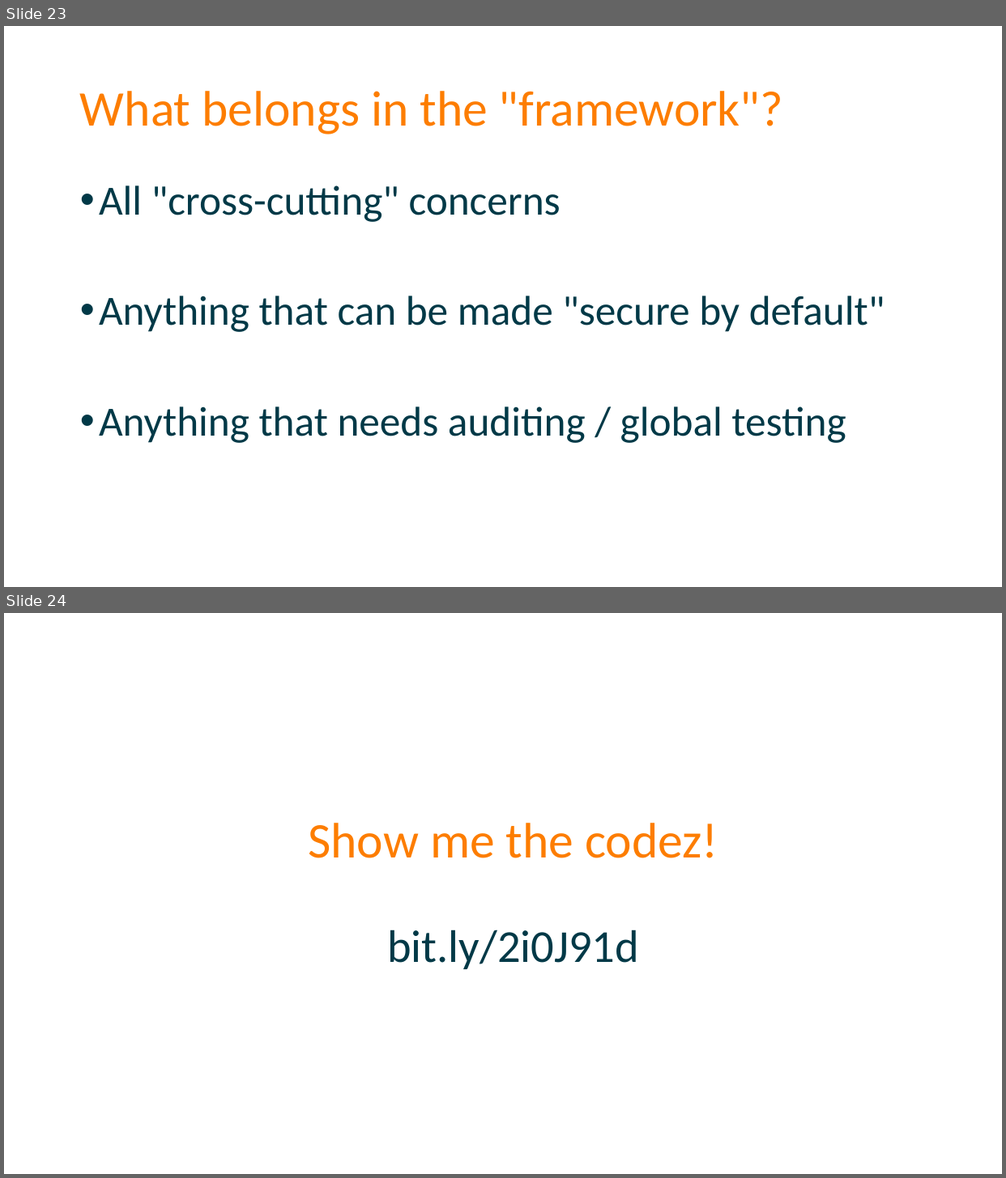
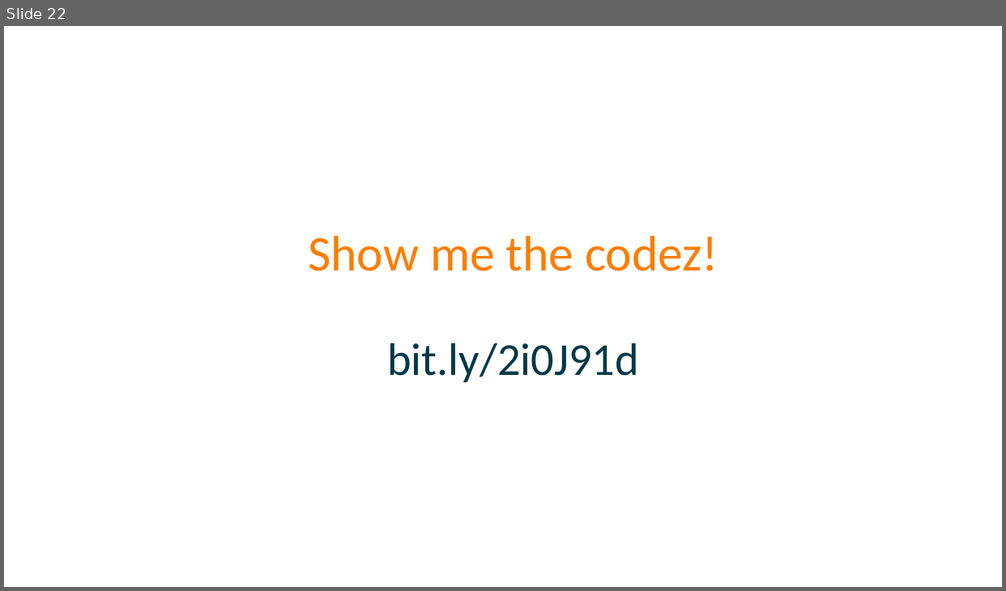
Before and after one commit to spetryjohnson/Talk---Dont-Write-Secure-Code-Design-Secure-Systems, a slide deck: Secure Systems - CodeMash 2017.pptx. Shown one above the other, each under a label of ours: slides 23 and 24 before the commit, slide 22 after it. The pictures are 1006x1178 and 1006x591 pixels, drawn with LibreOffice and Linux fonts; fonts in the diff are those of the drawing. Boxes give left, top, right and bottom in pixels: in the first picture for what was removed or moved away, otherwise in the second. Text is boxed around its words. In the diff, an @@ line names an element or a change of style, - is before the commit and + after.

```diff
--- a/Secure Systems - CodeMash 2017.pptx
+++ b/Secure Systems - CodeMash 2017.pptx
@@ slide 23 removed at [4, 26, 1002, 587], background #FFFFFF @@
@@ title removed at [80, 91, 783, 135] @@
-What belongs in the "framework"?
@@ text removed at [99, 186, 885, 443] @@
-• All "cross-cutting" concerns
-• Anything that can be made "secure by default"
-• Anything that needs auditing / global testing
@@ what was slide 24 is now slide 22 @@
```
Also in this commit, not shown: 2 slides changed, 1 other slide removed, 1 other file.
